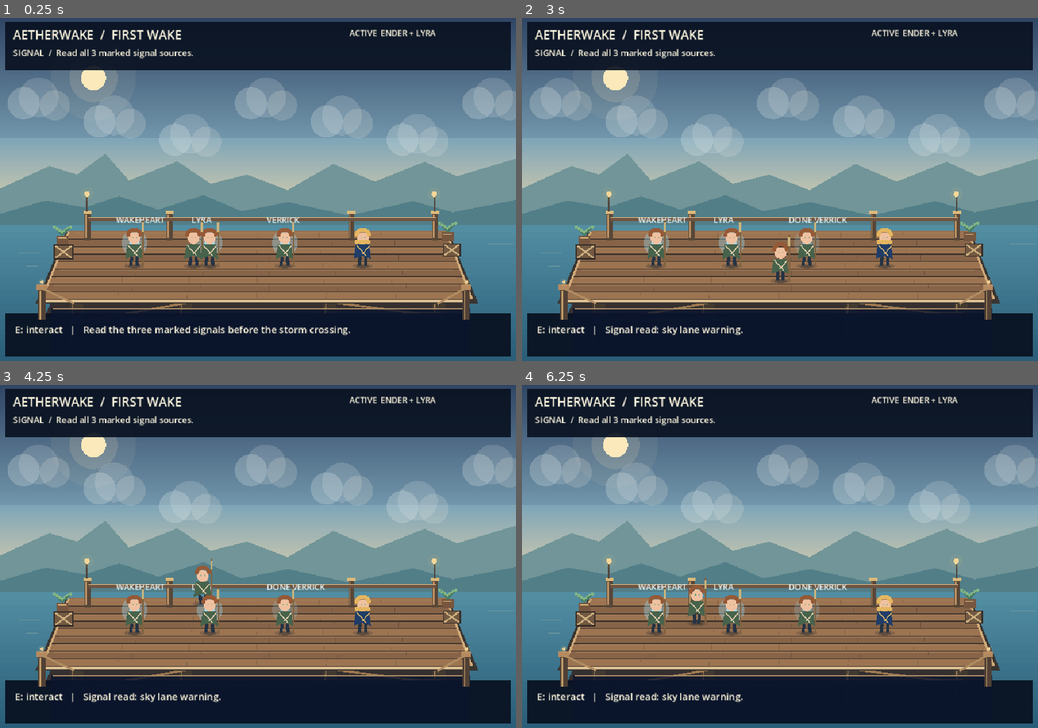
Above: before the commit, frames 1-4 (two rows, left to right).
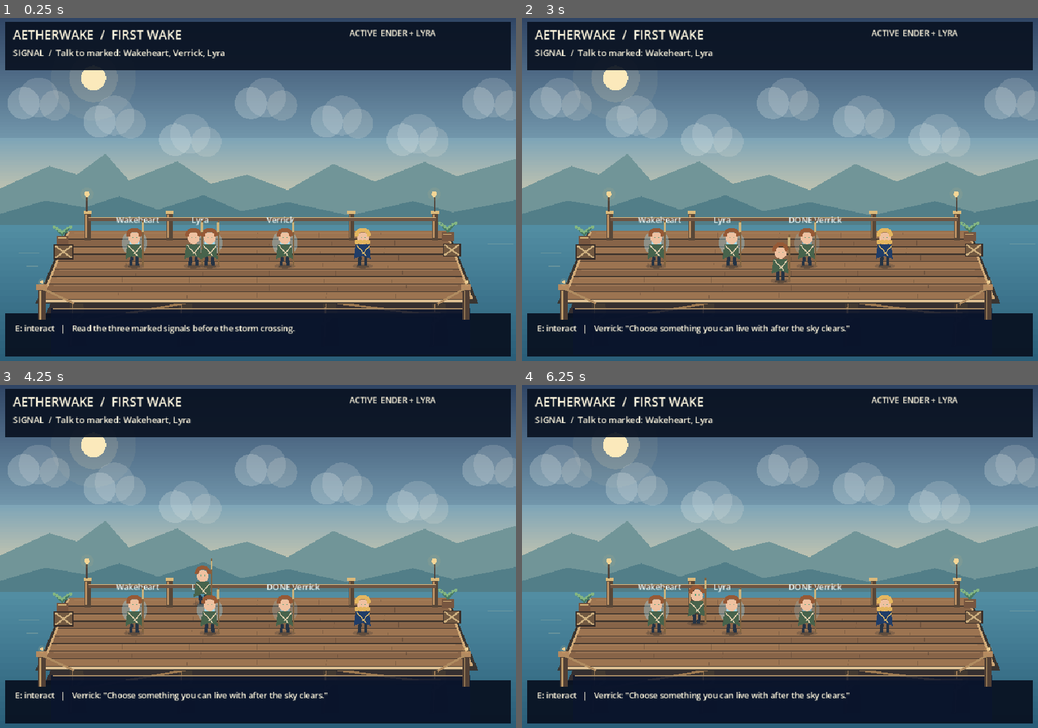
Above: after the commit, the same moments.

Repository: ndrorchestration/ToSailaStarrySky-jrpg
Game: Godot game, scene res://scenes/first_wake_chapter1_review.tscn
The game is run twice, just before and just after one commit, with the same random seed, the same clock (stepped at 60 frames per second) and the same inputs. This scene is started directly instead of the project's main scene.
Inputs:
- Up to frame 1 (0.25 s): no input
- Up to frame 2 (3 s): tap Enter at 0.5, 2 s; hold Right (ui_right) 0.53-1.28 s; tap 1 (aetherwake_ch1_choice_a) at 0.6 s; tap Space at 1.25 s; hold Down (ui_down) 1.28-2.03 s; tap 2 (aetherwake_ch1_choice_b) at 1.35 s; hold Right (ui_right) 2.03-2.78 s; tap 3 (aetherwake_ch1_choice_c) at 2.1 s; hold Up (ui_up) from 2.78 s (still down); tap E (aetherwake_ch1_interact) at 2.85 s
- Up to frame 3 (4.25 s): release Up (ui_up) at 3.53 s; hold Left (ui_left) from 3.53 s (still down); tap R at 3.6 s
- Up to frame 4 (6.25 s): tap V at 4.35 s; release Left (ui_left) at 5.03 s; hold Down (ui_down) 5.03-5.78 s; tap C at 5.1 s; tap Space at 5.75 s; hold Right (ui_right) from 5.78 s (still down); tap T at 5.85 s

The runs differ from the first frame. In frame 1, 1.6% of the frame differs, in the area x 3-68%, y 9-93%; in frame 2, 1.4%; in frame 3, 1.3%; in frame 4, 1.4%.

Commit message:
feat(godot): bind native Chapter I scene to packaged content

Diff:
--- a/godot/scripts/first_wake_chapter1_review.gd
+++ b/godot/scripts/first_wake_chapter1_review.gd
@@ -6,6 +6,7 @@
 const Actor = preload("res://scripts/pilot_actor.gd")
 const DockDepthReview = preload("res://scripts/dock_depth_review.gd")
 const ChapterState = preload("res://scripts/first_wake_chapter1_state.gd")
+const Content = preload("res://scripts/first_wake_chapter1_content.gd")
 const InputPolicy = preload("res://scripts/first_wake_chapter1_input_policy.gd")
 
 const DECK_BOUNDS := Rect2(Vector2(110, 404), Vector2(740, 118))
@@ -30,24 +31,8 @@
     "corporate_salvager": Vector2(530, 465),
 }
 
-const CONTACT_NAMES := {
-    "elder_farmer": "Ionia",
-    "engine_spirit": "Wakeheart",
-    "child_prophet": "Lyra",
-    "corporate_salvager": "Verrick",
-}
-
-const SIGNAL_NAMES := {
-    "harmonic_buoy": "WAKEHEART",
-    "below_frequency": "LYRA",
-    "sky_lane_warning": "VERRICK",
-}
-
-const HAZARD_NAMES := {
-    "sky_predator": "CARGO SWEEP",
-    "wind_shear": "WIND SHEAR",
-    "corporate_intercept": "DOCK HOLD",
-}
+
+
 
 var chapter = ChapterState.new()
 var ender: CharacterBody2D
@@ -82,8 +67,9 @@
 
     for contact_id in ChapterState.CONTACT_IDS:
         var actor := Actor.new()
-        actor.name = CONTACT_NAMES[contact_id] + "MigrationPlaceholder"
-        actor.character_name = CONTACT_NAMES[contact_id]
+        var contact_name := Content.contact_name(contact_id)
+        actor.name = contact_name + "MigrationPlaceholder"
+        actor.character_name = contact_name
         actor.player_controlled = false
         actor.walking_bounds = DECK_BOUNDS
         actor.position = CONTACT_POINTS[contact_id]
@@ -103,7 +89,7 @@
     headline = _label(ui, Vector2(24, 16), 23)
     objective = _label(ui, Vector2(24, 54), 16)
     party_label = _label(ui, Vector2(650, 18), 15)
-    hint = _label(ui, Vector2(28, 568), 18)
+    hint = _label(ui, Vector2(28, 568), 15)
 
     headline.autowrap_mode = TextServer.AUTOWRAP_OFF
     headline.custom_minimum_size = Vector2(540, 32)
@@ -136,28 +122,64 @@
     var stage_key := chapter.stage_key()
     if stage_key == "signal":
         for signal_id in ChapterState.SIGNAL_IDS:
-            _draw_target(SIGNAL_POINTS[signal_id], SIGNAL_NAMES[signal_id], Color("#9dd9ee"), signal_id in chapter.completed_signals)
+            _draw_target(SIGNAL_POINTS[signal_id], Content.signal_contact_name(signal_id), Color("#9dd9ee"), signal_id in chapter.completed_signals)
     elif stage_key == "crossing":
         for hazard_id in ChapterState.HAZARD_IDS:
-            _draw_target(HAZARD_POINTS[hazard_id], HAZARD_NAMES[hazard_id], Color("#f0a072"), hazard_id in chapter.completed_hazards)
+            _draw_target(HAZARD_POINTS[hazard_id], Content.hazard_label(hazard_id), Color("#f0a072"), hazard_id in chapter.completed_hazards)
     elif stage_key == "contact":
-        _draw_target(CONTACT_POINTS["elder_farmer"], "IONIA", Color("#8cdbc8"), "elder_farmer" in chapter.contacts_met)
+        _draw_target(CONTACT_POINTS["elder_farmer"], Content.contact_name("elder_farmer").to_upper(), Color("#8cdbc8"), "elder_farmer" in chapter.contacts_met)
     elif stage_key == "choice":
-        draw_rect(Rect2(126, 120, 708, 226), Color(0.035, 0.07, 0.13, 0.94))
-        draw_rect(Rect2(130, 124, 700, 218), Color("#355168"), false, 2.0)
-        draw_string(ThemeDB.fallback_font, Vector2(154, 162), "THE STORM ASKS FOR A DECISION", HORIZONTAL_ALIGNMENT_LEFT, -1, 23, Color("#fff1ce"))
-        draw_string(ThemeDB.fallback_font, Vector2(154, 205), "1  Leave early / Beat the storm", HORIZONTAL_ALIGNMENT_LEFT, -1, 20, Color("#d7eaf0"))
-        draw_string(ThemeDB.fallback_font, Vector2(154, 245), "2  Hold dock / Stabilize the colony shield", HORIZONTAL_ALIGNMENT_LEFT, -1, 20, Color("#d7eaf0"))
-        draw_string(ThemeDB.fallback_font, Vector2(154, 285), "3  Project shield / Cover the berths", HORIZONTAL_ALIGNMENT_LEFT, -1, 20, Color("#d7eaf0"))
+        draw_rect(Rect2(126, 108, 708, 266), Color(0.035, 0.07, 0.13, 0.94))
+        draw_rect(Rect2(130, 112, 700, 258), Color("#355168"), false, 2.0)
+        draw_string(ThemeDB.fallback_font, Vector2(154, 148), "THE STORM ASKS FOR A DECISION", HORIZONTAL_ALIGNMENT_LEFT, -1, 23, Color("#fff1ce"))
+        var choice_y := 188.0
+        for path_id in ChapterState.CHOICE_IDS:
+            var choice_number := ChapterState.CHOICE_IDS.find(path_id) + 1
+            draw_string(
+                ThemeDB.fallback_font,
+                Vector2(154, choice_y),
+                str(choice_number) + "  " + Content.choice_label(path_id),
+                HORIZONTAL_ALIGNMENT_LEFT,
+                648,
+                18,
+                Color("#d7eaf0")
+            )
+            draw_string(
+                ThemeDB.fallback_font,
+                Vector2(174, choice_y + 22),
+                Content.choice_description(path_id),
+                HORIZONTAL_ALIGNMENT_LEFT,
+                620,
+                13,
+                Color("#9dd9ee")
+            )
+            choice_y += 60.0
     elif stage_key == "wake":
         draw_circle(CONTACT_POINTS["elder_farmer"] + Vector2(0, -52), 34.0, Color(0.55, 0.92, 0.82, 0.13))
         draw_circle(CONTACT_POINTS["elder_farmer"] + Vector2(0, -52), 14.0, Color("#8cdbc8"))
         draw_string(ThemeDB.fallback_font, CONTACT_POINTS["elder_farmer"] + Vector2(-66, -88), "WAKE RESOLUTION", HORIZONTAL_ALIGNMENT_LEFT, -1, 17, Color("#fff1ce"))
     elif stage_key == "done":
-        draw_rect(Rect2(180, 160, 600, 210), Color(0.035, 0.07, 0.13, 0.95))
-        draw_rect(Rect2(184, 164, 592, 202), Color("#8cdbc8"), false, 2.0)
-        draw_string(ThemeDB.fallback_font, Vector2(292, 222), "CHAPTER I COMPLETE", HORIZONTAL_ALIGNMENT_LEFT, -1, 28, Color("#fff1ce"))
-        draw_string(ThemeDB.fallback_font, Vector2(258, 278), "Native migration review boundary reached.", HORIZONTAL_ALIGNMENT_LEFT, -1, 20, Color("#d7eaf0"))
+        draw_rect(Rect2(150, 142, 660, 244), Color(0.035, 0.07, 0.13, 0.95))
+        draw_rect(Rect2(154, 146, 652, 236), Color("#8cdbc8"), false, 2.0)
+        draw_string(ThemeDB.fallback_font, Vector2(286, 198), "CHAPTER I COMPLETE", HORIZONTAL_ALIGNMENT_LEFT, -1, 28, Color("#fff1ce"))
+        draw_string(
+            ThemeDB.fallback_font,
+            Vector2(246, 246),
+            Content.epilogue_name(chapter.epilogue_id),
+            HORIZONTAL_ALIGNMENT_LEFT,
+            500,
+            21,
+            Color("#d7eaf0")
+        )
+        draw_string(
+            ThemeDB.fallback_font,
+            Vector2(246, 282),
+            "Injected review fixture — production epilogue resolver not migrated.",
+            HORIZONTAL_ALIGNMENT_LEFT,
+            520,
+            14,
+            Color("#9dd9ee")
+        )
 
 func _draw_target(point: Vector2, label_text: String, target_color: Color, completed: bool) -> void:
     var color := Color(target_color, 0.20 if completed else 0.38)
@@ -189,23 +211,20 @@
 func complete_signal_contact(signal_id: String) -> bool:
     if signal_id not in ChapterState.SIGNAL_IDS:
         return false
-    var signal_to_contact: Dictionary = {
-        "harmonic_buoy": "engine_spirit",
-        "below_frequency": "child_prophet",
-        "sky_lane_warning": "corporate_salvager",
-    }
-    var contact_id: String = str(signal_to_contact[signal_id])
+    var contact_id := Content.signal_contact_id(signal_id)
+    if contact_id.is_empty():
+        return false
     chapter.meet_contact(contact_id)
     if not chapter.complete_signal(signal_id):
         return false
-    last_message = "Signal read: " + signal_id.replace("_", " ") + "."
+    last_message = Content.signal_contact_name(signal_id) + ": " + Content.contact_review_excerpt(contact_id)
     _after_progress()
     return true
 
 func complete_hazard_review(hazard_id: String) -> bool:
     if not chapter.complete_hazard(hazard_id):
         return false
-    last_message = "Crossing cleared: " + hazard_id.replace("_", " ") + "."
+    last_message = "Crossing cleared: " + Content.hazard_label(hazard_id) + "."
     _after_progress()
     return true
 
@@ -214,14 +233,14 @@
         return false
     if not chapter.meet_contact("elder_farmer"):
         return false
-    last_message = "Ionia: All four voices are in. Decide how the Wake answers."
+    last_message = "Ionia: " + Content.contact_review_excerpt("elder_farmer")
     _after_progress()
     return true
 
 func choose_path_review(path_id: String) -> bool:
     if not chapter.choose_path(path_id, deterministic_review_variant):
         return false
-    last_message = "Choice recorded: " + path_id + ". Return to Ionia for the migration-review Wake resolution."
+    last_message = Content.choice_outcome(path_id, deterministic_review_variant)
     ender.player_controlled = true
     _after_progress()
     return true
@@ -229,9 +248,12 @@
 func resolve_wake_review() -> bool:
     if chapter.stage_key() != "wake":
         return false
-    if not chapter.complete_wake("migration_review_" + chapter.choice_path):
-        return false
-    last_message = "Chapter I migration boundary complete. Canon epilogue resolution is intentionally not inferred here."
+    var injected_epilogue_id := Content.review_epilogue_fixture(chapter.choice_path)
+    if injected_epilogue_id.is_empty():
+        return false
+    if not chapter.complete_wake(injected_epilogue_id):
+        return false
+    last_message = "REVIEW FIXTURE — " + Content.epilogue_name(injected_epilogue_id) + ": " + Content.epilogue_text(injected_epilogue_id)
     ender.player_controlled = false
     _after_progress()
     return true
@@ -304,17 +326,4 @@
         hint.text = InputPolicy.primary_label(InputPolicy.INTERACT) + ": interact   |   " + last_message
 
 func _objective_text() -> String:
-    match chapter.stage_key():
-        "signal":
-            return "Read all 3 marked signal sources."
-        "crossing":
-            return "Resolve all 3 marked crossing hazards."
-        "contact":
-            return "Talk to Ionia; the other three contacts already carry forward."
-        "choice":
-            return "Choose how the Wake answers the storm."
-        "wake":
-            return "Return to Ionia to resolve the native migration boundary."
-        "done":
-            return "Explicit Chapter I completion reached."
-    return ""
+    return Content.objective_text(chapter)
